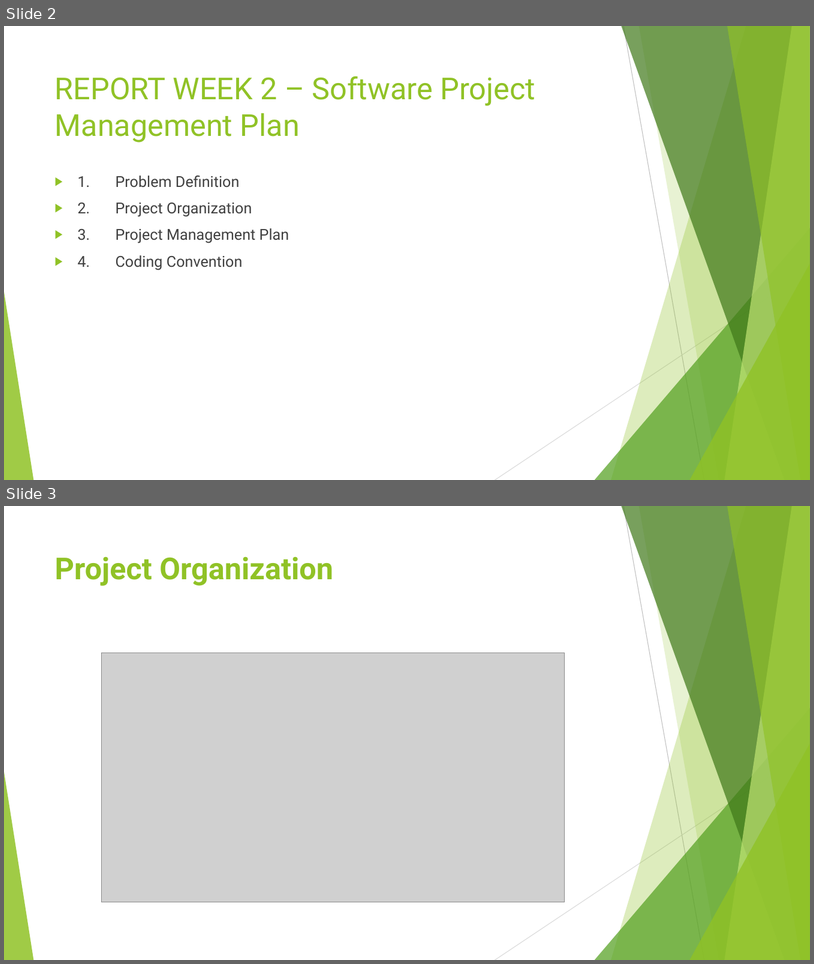
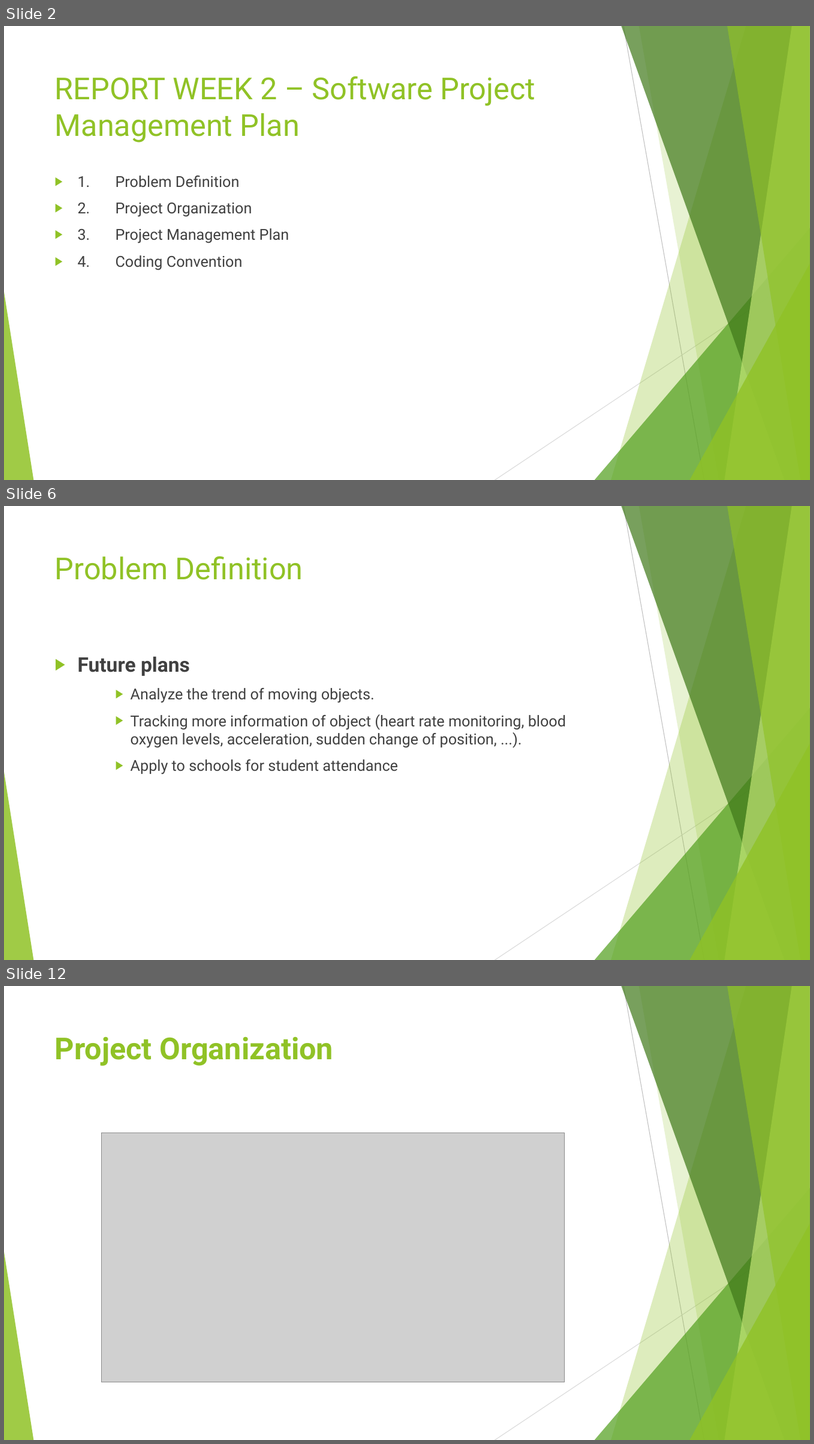
Before and after one commit to kingeni/CapstoneFU, a slide deck: document/Week_2/Report_Week_2.pptx. Shown one above the other, each under a label of ours: slides 2 and 3 before the commit, slides 2, 6 and 12 after it; the slides between them are not shown. The pictures are 814x964 and 814x1444 pixels, drawn with LibreOffice and Linux fonts; fonts in the diff are those of the drawing; grey boxes stand for pictures. Boxes give left, top, right and bottom in pixels: in the first picture for what was removed or moved away, otherwise in the second. Text is boxed around its words. In the diff, an @@ line names an element or a change of style, - is before the commit and + after.

```diff
--- a/document/Week_2/Report_Week_2.pptx
+++ b/document/Week_2/Report_Week_2.pptx
@@ slide 6 added at (4, 506, 810, 960), background #FFFFFF; not listed: 10 template elements that a slide beside it also shows @@
@@ title added at (55, 556, 303, 580), 36 pt, text #90C226 @@
+Problem Definition
@@ text added at (78, 657, 566, 774), 18 pt, text #404040 @@
+▶ Future plans
+    ▶ Analyze the trend of moving objects.
+    ▶ Tracking more information of object (heart rate monitoring, blood oxygen levels, acceleration, sudden change of position, ...).
+    ▶ Apply to schools for student attendance
@@ what was slide 3 is now slide 12 @@
```
Also in this commit, not shown: 1 slide changed, 9 other slides added, 1 slide removed, 17 other files.
